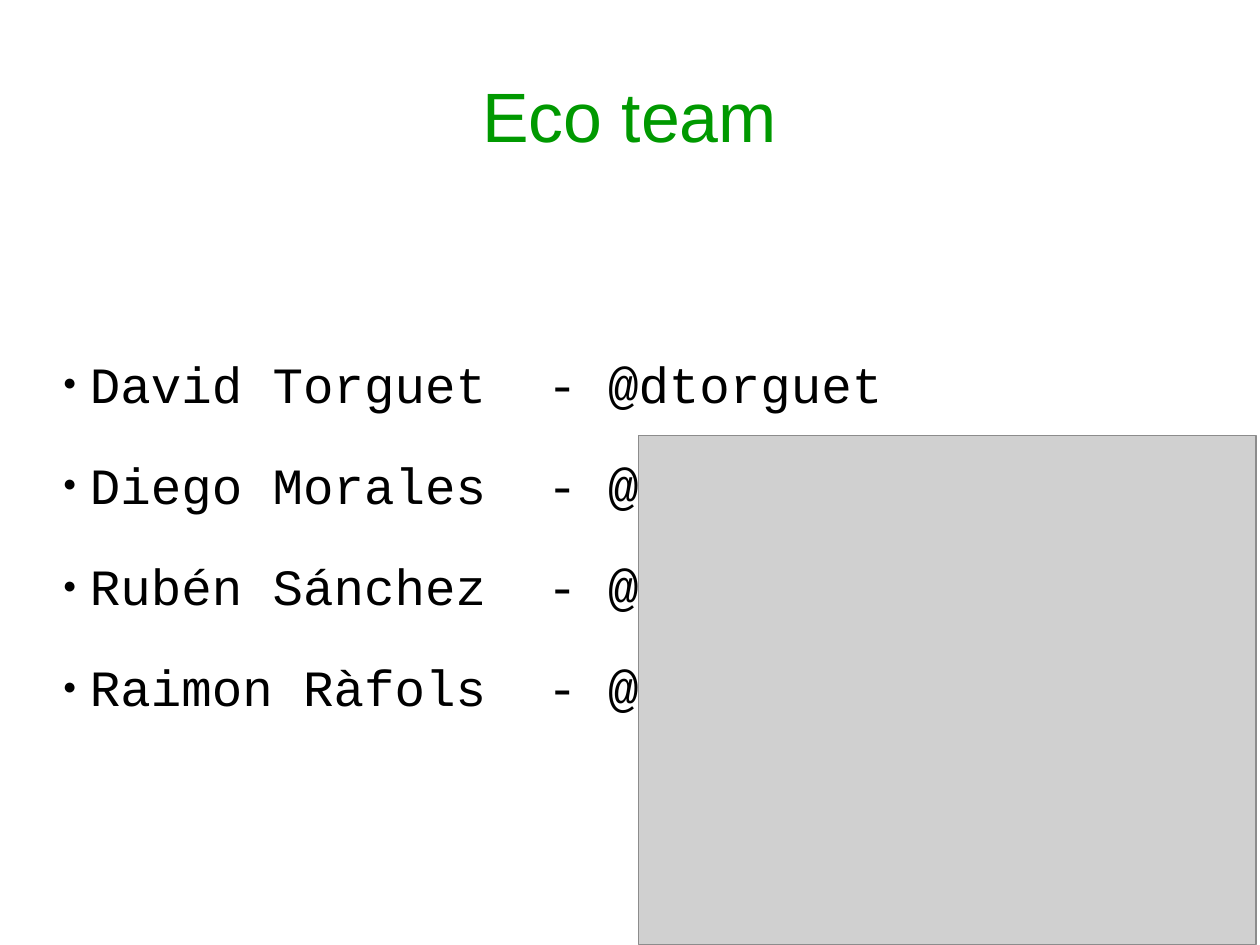
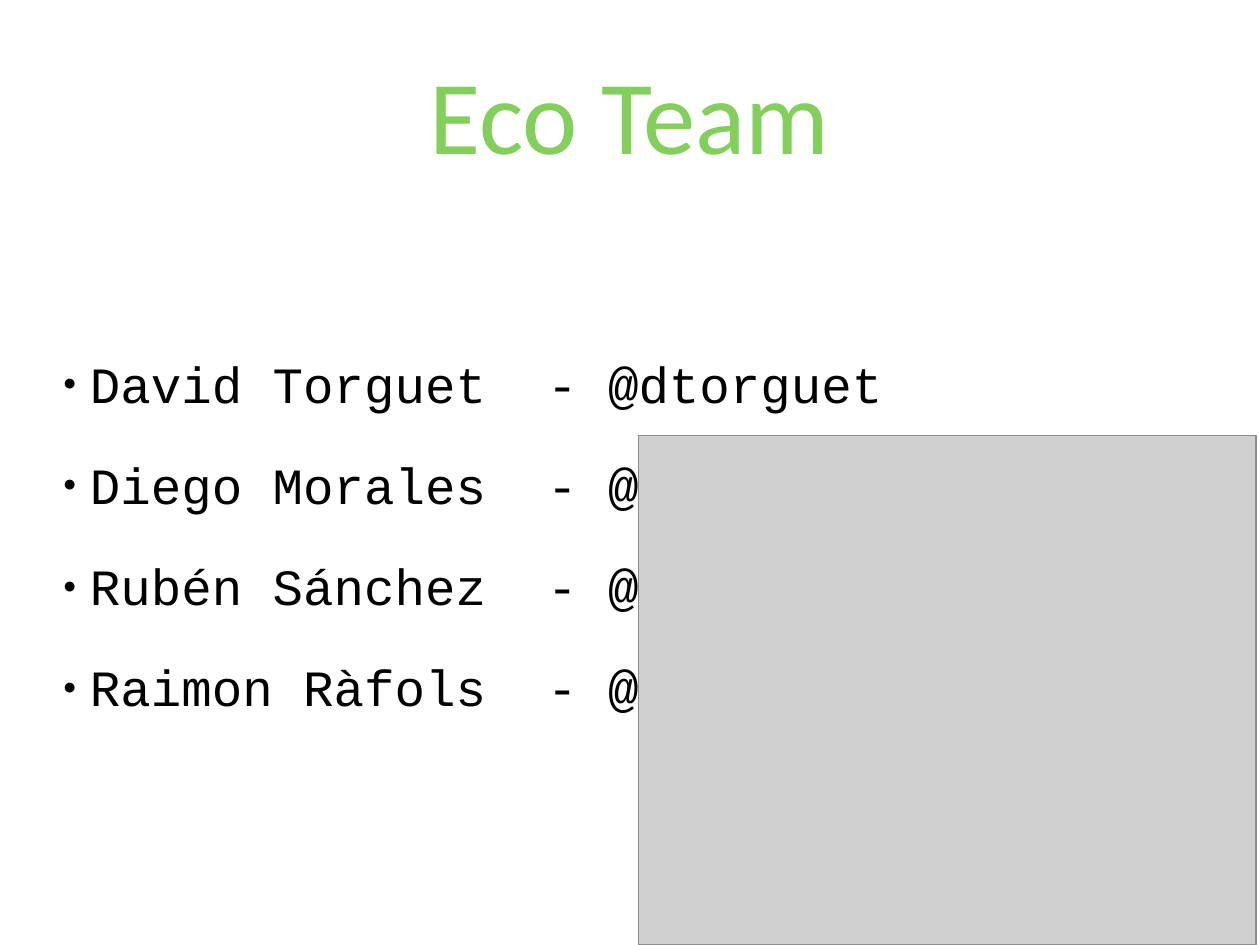
Before and after one commit to rrafols/EcoHack, a slide deck: slide 7 of HackTheRide.ppt. Drawn at 1260x945 pixels with LibreOffice and Linux fonts; fonts in the diff are those of the drawing; grey boxes stand for pictures. Boxes give left, top, right and bottom in pixels: in the first picture for what was removed or moved away, otherwise in the second. Text is boxed around its words. In the diff, an @@ line names an element or a change of style, - is before the commit and + after.

```diff
--- a/HackTheRide.ppt
+++ b/HackTheRide.ppt
@@ title at [430, 87, 830, 155]: text changed; size 44 to 66 pt; font Arial to Calibri; text colour #009900 to #82D05B @@
-Eco team
+Eco Team
```
Also in this commit, not shown: 1 other file.
